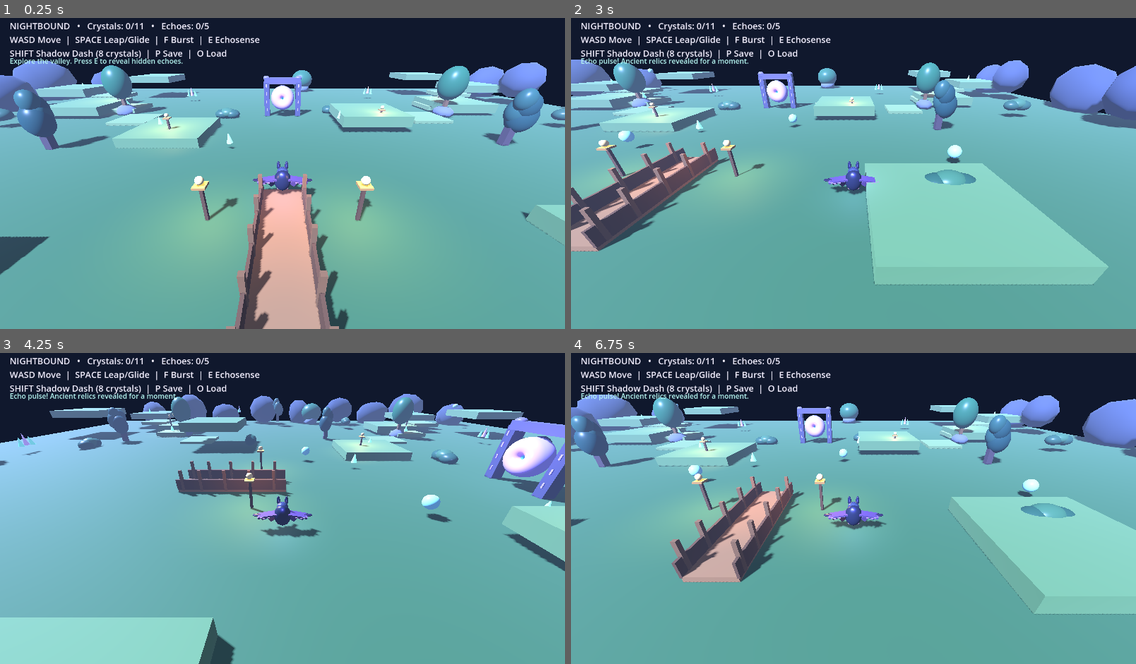
Above: before the commit, frames 1-4 (two rows, left to right).
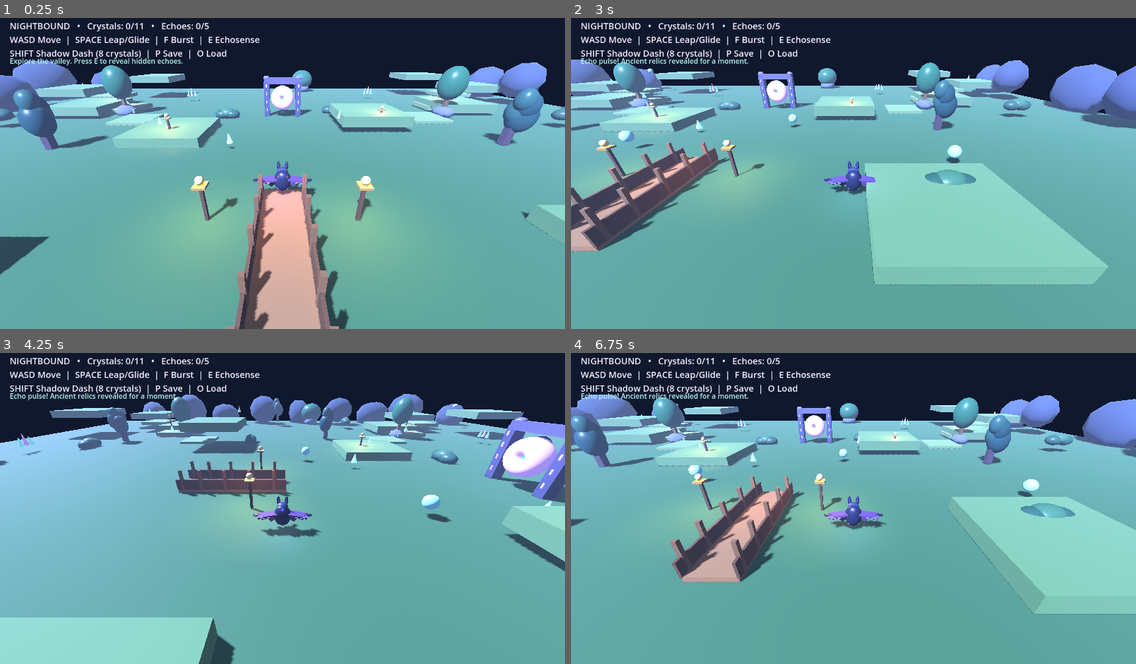
Above: after the commit, the same moments.

Repository: Dynamon91/nightbound
Game: Godot game, scene res://scenes/main.tscn
Two runs of this game, one before a commit and one after it. Both use one fixed random seed, a clock stepped at 60 frames per second and the inputs below.
Inputs:
- Up to frame 1 (0.25 s): no input
- Up to frame 2 (3 s): tap E (echosense) at 0.5, 1.35 s; hold D (move_right) 0.53-1.28 s; hold F (burst) 0.53-1.28 s; tap Space (jump) at 0.77, 1.52 s; hold S (move_back) 1.28-2.03 s; hold D (move_right) 2.03-2.78 s; hold Shift (shadow_dash) 2.03-2.78 s; hold W (move_forward) from 2.78 s (still down); tap F (burst) at 2.85 s
- Up to frame 3 (4.25 s): tap Space (jump) at 3.02, 3.77 s; release W (move_forward) at 3.53 s; hold A (move_left) from 3.53 s (still down); tap E (echosense) at 3.6 s
- Up to frame 4 (6.75 s): tap Shift (shadow_dash) at 4.35 s; tap Space (jump) at 4.52, 6.02 s; release A (move_left) at 5.03 s; hold S (move_back) 5.03-5.78 s; hold F (burst) 5.03-5.78 s; hold D (move_right) 5.78-6.53 s; tap E (echosense) at 5.85 s; hold W (move_forward) from 6.53 s (still down); hold Shift (shadow_dash) from 6.53 s (still down)

The runs differ from the first frame. In frame 1, 0.1% of the frame differs, in the area x 47-53%, y 21-30%; in frame 2, 0.1%; in frame 3, 0.6%, in the area x 86-100%, y 24-44%; in frame 4, less than 0.1%.

Commit message:
art: add emissive rune and portal ring materials

Diff:
--- a/scripts/main.gd
+++ b/scripts/main.gd
@@ -243,6 +243,11 @@
 	for side in [-1.0, 1.0]:
 		for y in [1.0, 2.1, 3.2, 4.2]:
 			var rune := add_box(self, Vector3(side * 2.25, y, -17.42), Vector3(0.12, 0.42, 0.08), Color("#9b8cff"))
+			var rune_mat := material(Color("#bbaaff"), 0.3)
+			rune_mat.emission_enabled = true
+			rune_mat.emission = Color("#9b72ff")
+			rune_mat.emission_energy_multiplier = 0.9
+			rune.material_override = rune_mat
 		var cap := add_sphere(self, Vector3(side * 2.25, 5.2, -18), 0.45, Color("#7a6f9b"))
 		cap.scale = Vector3(1.0, 0.65, 0.85)
 	# Portal center uses a flattened glowing crystal-like orb with layered rings.
@@ -264,7 +269,11 @@
 		ring.mesh = ring_mesh
 		ring.position = Vector3(0, 2.6, -17.65)
 		ring.rotation_degrees.x = 90
-		ring.material_override = material(Color("#bba0ff") if ring_scale == 1.0 else Color("#68e9ff"), 0.25)
+		var ring_mat := material(Color("#bba0ff") if ring_scale == 1.0 else Color("#68e9ff"), 0.25)
+		ring_mat.emission_enabled = true
+		ring_mat.emission = Color("#9c75ff") if ring_scale == 1.0 else Color("#68e9ff")
+		ring_mat.emission_energy_multiplier = 0.75
+		ring.material_override = ring_mat
 		add_child(ring)
 	# Collectibles are distributed across the expanded valley and its outer routes.
 	var crystal_positions: Array[Vector3] = [
